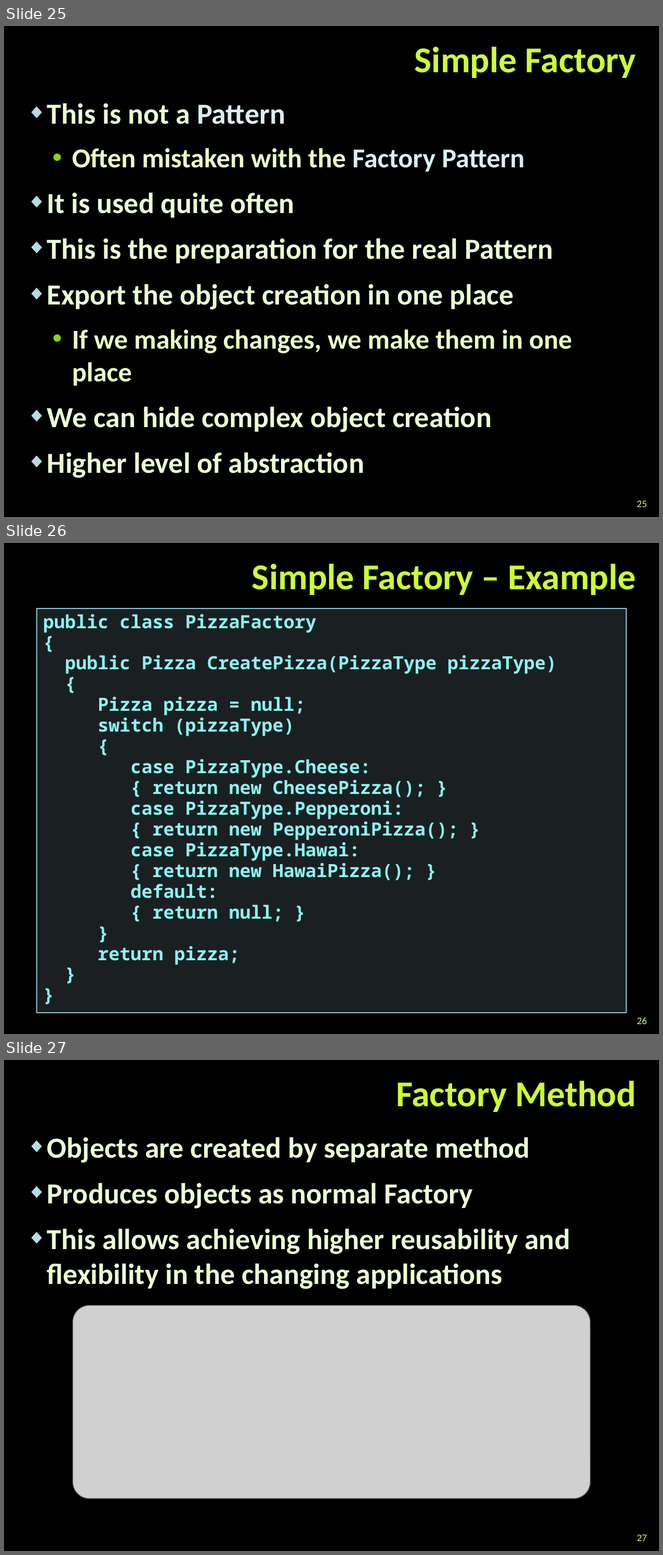
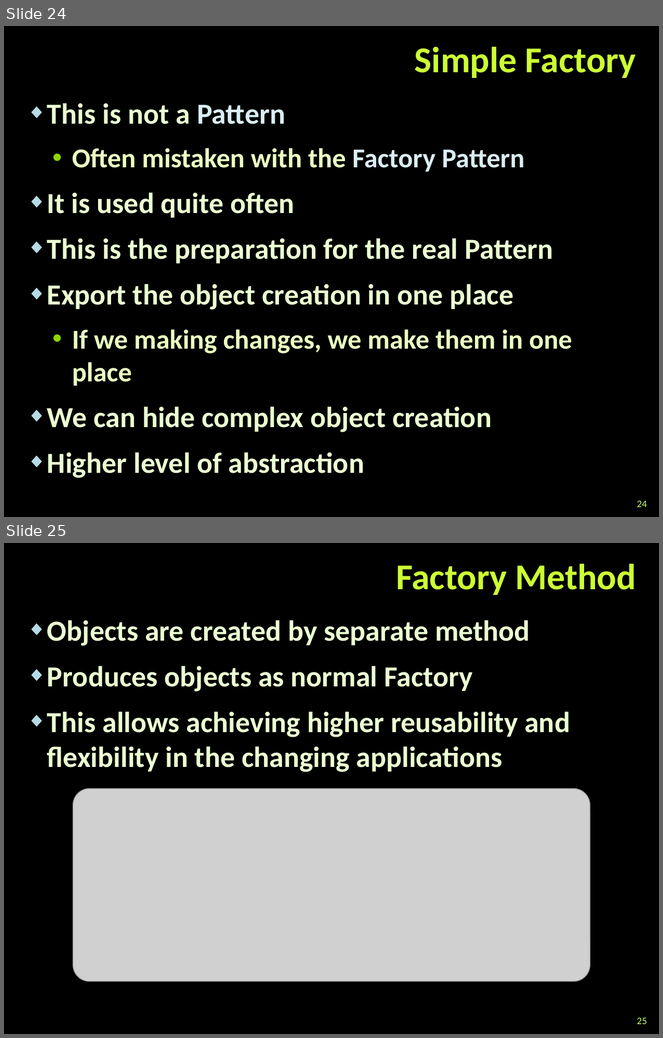
Before and after one commit to martin-nikolov/Telerik-Academy, a slide deck: Programming with C#/3. C# Object-Oriented Programming/07. Design Patterns/Design Patterns.pptx. Shown one above the other, each under a label of ours: slides 25, 26 and 27 before the commit, slides 24 and 25 after it. The pictures are 663x1555 and 663x1038 pixels, drawn with LibreOffice and Linux fonts; fonts in the diff are those of the drawing; grey boxes stand for pictures; background and template pictures are left out. Boxes give left, top, right and bottom in pixels: in the first picture for what was removed or moved away, otherwise in the second. Text is boxed around its words. In the diff, an @@ line names an element or a change of style, - is before the commit and + after.

```diff
--- a/Programming with C#/3. C# Object-Oriented Programming/07. Design Patterns/Design Patterns.pptx
+++ b/Programming with C#/3. C# Object-Oriented Programming/07. Design Patterns/Design Patterns.pptx
@@ slide 26 removed at <box>4,543,659,1034</box>, background picture (left out) @@
@@ title removed at <box>252,564,636,595</box> @@
-Simple Factory – Example
@@ rectangle removed at <box>37,609,626,1014</box> @@
-public class PizzaFactory
-{
-public Pizza CreatePizza(PizzaType pizzaType)
-{
-Pizza pizza = null;
-switch (pizzaType)
-{
-case PizzaType.Cheese:
-{ return new CheesePizza(); }
-case PizzaType.Pepperoni:
-{ return new PepperoniPizza(); }
-case PizzaType.Hawai:
-{ return new HawaiPizza(); }
-default:
-{ return null; }
-}
-return pizza;
-}
-}
@@ page number removed at <box>637,1018,647,1025</box> @@
-26
@@ what was slide 25 is now slide 24 @@
@@ page number at <box>637,501,647,508</box>: text changed @@
-25
+24
@@ what was slide 27 is now slide 25 @@
@@ page number at <box>637,1018,647,1025</box>: text changed @@
-27
+25
```
Also in this commit, not shown: 4 slides changed, 5 other slides removed, 2 other files.
